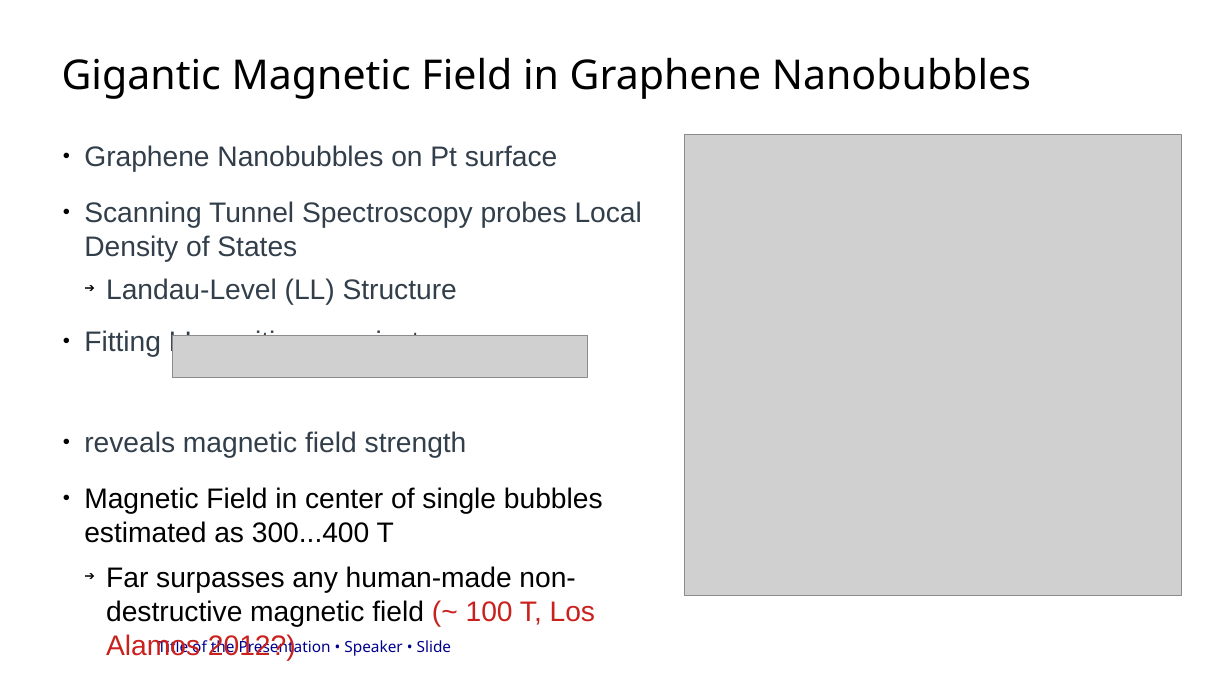
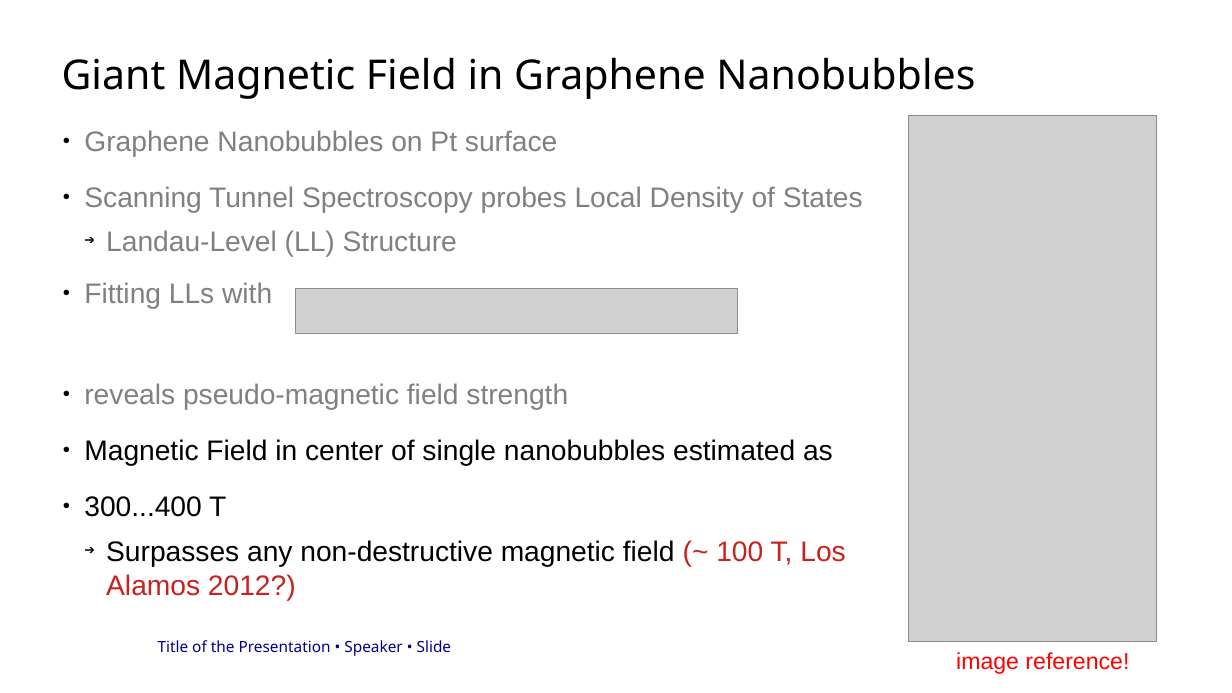
Before and after one commit to ElSickleRick/MP_wiki, a slide deck: slide 7 of WARB_presentation/präsi.odp. Drawn at 1232x693 pixels with LibreOffice and Linux fonts; fonts in the diff are those of the drawing; grey boxes stand for pictures; background and template pictures are left out. Boxes give left, top, right and bottom in pixels: in the first picture for what was removed or moved away, otherwise in the second. Text is boxed around its words. In the diff, an @@ line names an element or a change of style, - is before the commit and + after.

```diff
--- a/WARB_presentation/präsi.odp
+++ b/WARB_presentation/präsi.odp
@@ title at (62, 57, 975, 99): text changed @@
-Gigantic Magnetic Field in Graphene Nanobubbles
+Giant Magnetic Field in Graphene Nanobubbles
@@ text "Graphene Nanobubbles on Pt surface": place and size @@
-text "Graphene Nanobubbles on Pt surface" at (84, 145, 642, 656)
+text "Graphene Nanobubbles on Pt surface" at (84, 130, 863, 601)
@@ picture: place and size @@
-picture at (684, 135, 1182, 596)
+picture at (909, 116, 1156, 641)
@@ text at (84, 130, 863, 256): text colour #323F4B to #808080 in "Graphene Nanobubbles on Pt surface", "Scanning Tunnel Spectroscopy probes Local Density of ...", "Landau-Level (LL) Structure" @@
@@ text at (84, 282, 845, 601): text changed @@
-● Fitting LL-positions against
-● reveals magnetic field strength
-● Magnetic Field in center of single bubbles estimated as 300...400 T
-  ➔ Far surpasses any human-made non-destructive magnetic field (~ 100 T, Los Alamos 2012?)
+● Fitting LLs with
+● reveals pseudo-magnetic field strength
+● Magnetic Field in center of single nanobubbles estimated as
+● 300...400 T
+  ➔ Surpasses any non-destructive magnetic field (~ 100 T, Los Alamos 2012?)
@@ picture: place and size @@
-picture at (172, 335, 587, 378)
+picture at (296, 288, 738, 334)
@@ text added at (956, 652, 1129, 674), 18 pt, text #FF0000 @@
+image reference!
```
Also in this commit, not shown: 3 other slides changed, 5 slides added, 1 slide removed.
